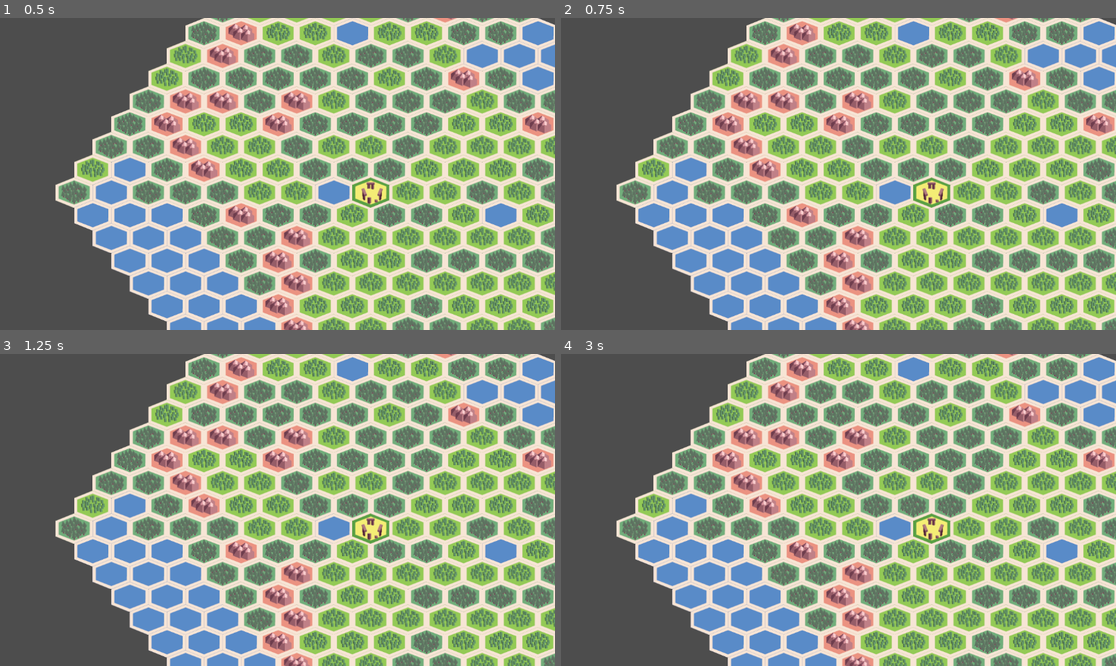
Above: before the commit, frames 1-4 (two rows, left to right).
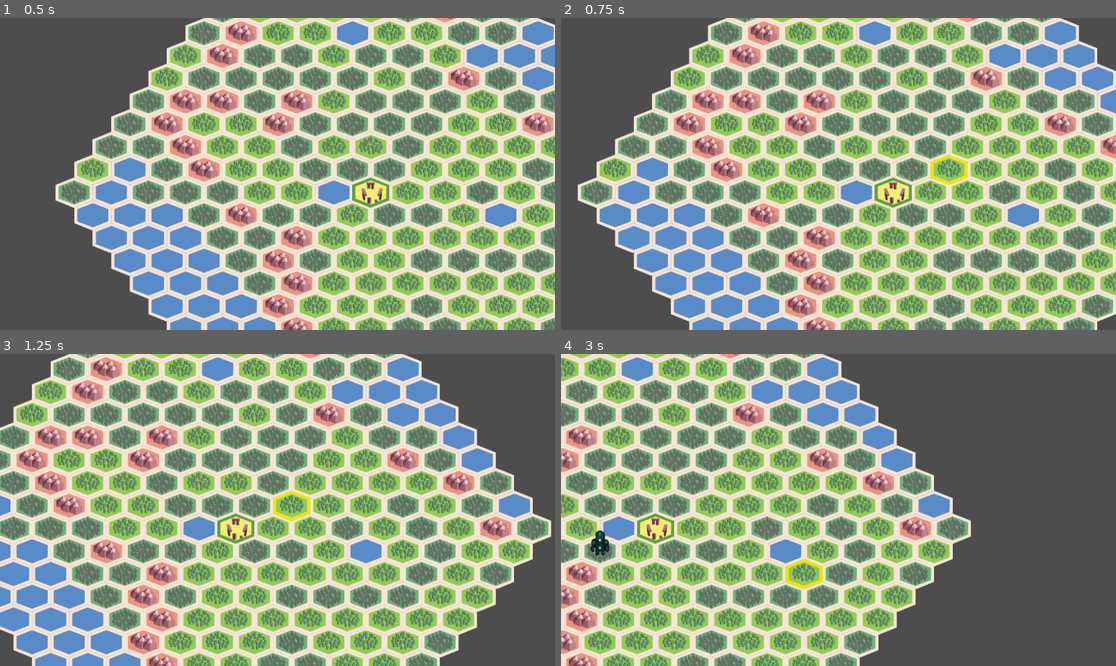
Above: after the commit, the same moments.

Repository: Gitchegumi/Violence-of-Action
Game: Godot game, scene res://scenes/tileMap.tscn
Same seed, same stepped clock (60 frames per second), same inputs: the game is played once before the commit and once after it.
Inputs (mouse positions are in pixels of both pictures, inside the frame that each line leads up to):
- Up to frame 1 (0.5 s): no input
- Up to frame 2 (0.75 s): tap Enter at 0.5 s; move the mouse to (960, 158) at 0.52 s; hold Right (ui_right) from 0.53 s (still down); tap P at 0.6 s; click (960, 158) at 0.67 s
- Up to frame 3 (1.25 s): keep holding Right (ui_right)
- Up to frame 4 (3 s): release Right (ui_right) at 1.25 s; drag from (727, 525) to (810, 572) at 1.27 s; tap Space at 2 s; move the mouse to (894, 441) at 2.02 s; hold Right (ui_right) 2.03-2.75 s; tap P at 2.1 s; drag from (810, 572) to (672, 463) at 2.77 s

Frame 1 is identical in both runs. In frame 2, 50% of the frame differs, in the area x 3-100%, y 0-100%; in frame 3, 88%; in frame 4, 95%, in the area x 0-100%, y 0-100%.
Error before the commit: Parse Error: Identifier "base_unit_scene" not declared in the current scope. (res://scripts/troop_manager.gd:68)

Commit message:
Troop placement working mostly

Diff:
--- a/scenes/armies/coreborn/ShardWalker.tscn
+++ b/scenes/armies/coreborn/ShardWalker.tscn
@@ -8,6 +8,7 @@
 height = 266.0
 
 [node name="ShardWalker" type="Node2D"]
+scale = Vector2(0.2, 0.2)
 script = ExtResource("1_6ckio")
 
 [node name="UnitArtwork" type="Sprite2D" parent="."]
--- a/scripts/troop_manager.gd
+++ b/scripts/troop_manager.gd
@@ -38,9 +38,7 @@
 			if f.ends_with(".tres"):
 				var res: Resource = ResourceLoader.load(dir_path + "/" + f)
 				if res and res is UnitType:
-					var id = (res as UnitType).id
-					if id == "": id = f.get_basename()
-					catalog[id] = res
+					catalog[f.get_basename()] = res
 		dir.list_dir_end()
 
 	# Pick a default unit if none selected
@@ -65,7 +63,7 @@
 	if terrain == null or terrain.passable_by != "land":
 		return false
 
-	var u: ShardWalker = base_unit_scene.instantiate()
+	var u: ShardWalker = shardwalker_scene.instantiate()
 	u.data = catalog[current_unit_id]
 	u.map_pos = map_pos
 	u.position = _center_of_tile(map_pos)
--- a/scripts/unit_type.gd
+++ b/scripts/unit_type.gd
@@ -36,37 +36,6 @@
 @export var special_abilities: Array[String] = []
 
 
-func _init(
-	p_unit_name: String,
-	p_unit_role: String,
-	p_unit_tier: int,
-	p_can_upgrade: bool,
-	p_upgrade_cost: int,
-	p_upgrades_to: UnitType,
-	p_unit_description: String,
-	p_unit_cost_data: Variant,
-	p_stats_block: Dictionary,
-	p_terrain_type_matrix: Dictionary,
-	p_special_abilities: Array[String]
-):
-	unit_name = p_unit_name
-	unit_role = p_unit_role
-	unit_tier = p_unit_tier
-	can_upgrade = p_can_upgrade
-	upgrade_cost = p_upgrade_cost
-	upgrades_to = p_upgrades_to
-	unit_description = p_unit_description
-	if p_unit_cost_data is int:
-		unit_cost_type = "standard"
-		unit_cost = p_unit_cost_data
-	elif p_unit_cost_data is String:
-		unit_cost_type = p_unit_cost_data
-		unit_cost = 0
-	stats_block = p_stats_block
-	terrain_type_matrix = p_terrain_type_matrix
-	special_abilities = p_special_abilities
-
-
 ## Gets the cost of the unit.
 ## p_unit_count: The number of units of this type already in play.
 func get_cost(p_unit_count: int = 0) -> int:
